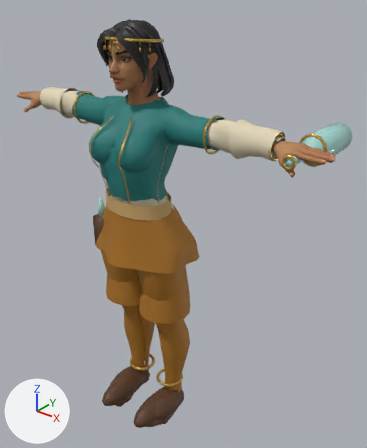
A saved change to the glTF model public/models/tower/sands_glass_v4.glb.
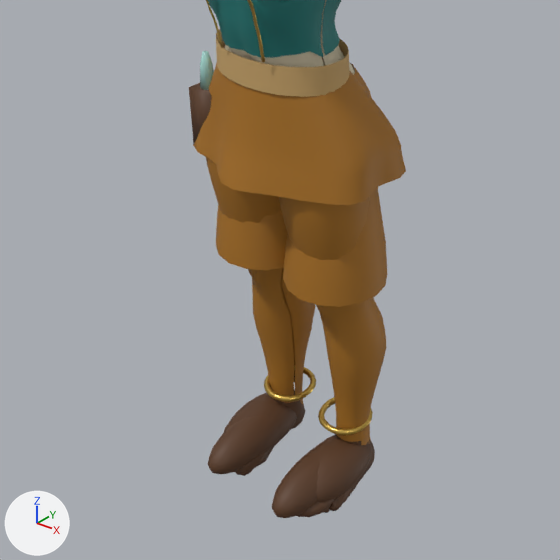
There are two pictures of each version: one whole from a 50 mm camera at (1.324, -1.361, 1.874) aimed at (0.08, 0.193, 0.91), one close up on the part from 0% to 75% of the width and 39% to 100% of the height. The axes (+X, +Y, +Z) are drawn at lower left. The lights are the same throughout. The last two pictures show the newer version. Vertices at exactly the same position are counted once.

Names of what the first close-up shows: 'sands_glass'.
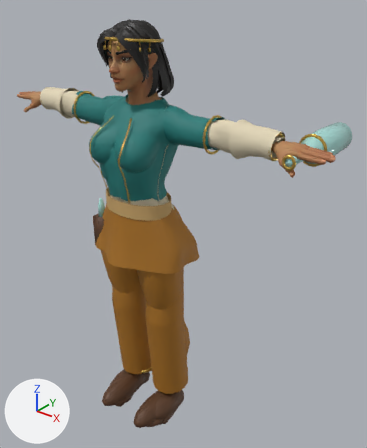
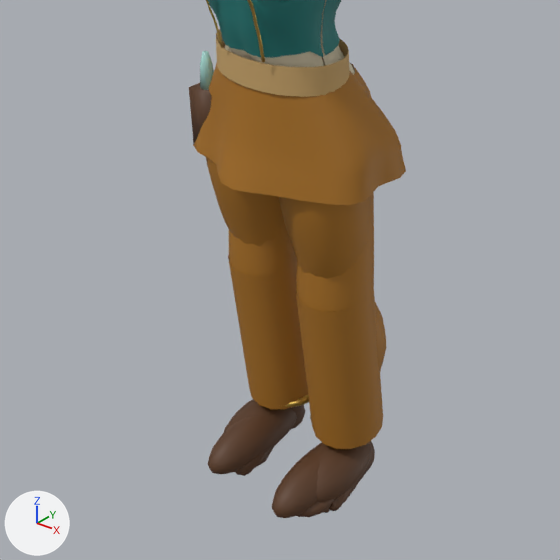
What the commit changed:
me_superhero_female is used by ob_sands_glass; location (0.0, 0.0, 0.0).
me_superhero_female had 14727 vertices, 27418 faces and spanned x -0.78..0.78, y -0.19..0.39, z -0.02..1.74.
me_superhero_female now has 14887 vertices, 27674 faces and spans x -0.78..0.78, y -0.19..0.39, z -0.02..1.74.
me_superhero_female part 1: the loose piece of 80 vertices spanning x -0.01..0.22, y -0.08..0.15, z 0.56..0.89 is rebuilt with 80 vertices and now spans x 0.02..0.19, y -0.06..0.12, z 0.51..0.87.
me_superhero_female part 2: the loose piece of 80 vertices spanning x -0.22..0.01, y -0.08..0.15, z 0.56..0.89 is rebuilt with 80 vertices and now spans x -0.19..-0.02, y -0.06..0.12, z 0.51..0.87.
me_superhero_female part 3: a new loose piece of 80 vertices spanning x 0.02..0.19, y -0.06..0.15, z 0.12..0.55, in mat_sands_glass_saffron (brown #a8701e).
me_superhero_female part 4: a new loose piece of 80 vertices spanning x -0.19..-0.02, y -0.06..0.15, z 0.12..0.55, in mat_sands_glass_saffron (brown #a8701e).
me_superhero_female part 5: 112 vertices moved from x -0.15..0.15, y 0.01..0.14, z 0.13..0.15 to x -0.16..0.16, y 0.0..0.15, z 0.13..0.15; 68 vertices removed from x -0.15..0.15, y 0.02..0.13, z 0.13..0.14; 68 vertices added at x -0.17..0.17, y -0.01..0.16, z 0.13..0.14.

Changed parts and their boxes [x1, y1, x2, y2] in the close-ups (560 x 560 px; the box of a moved part takes in the faces that stretch with it):
part 1 of me_superhero_female, rebuilt (25% narrower): before [283, 187, 387, 307]; after [296, 192, 374, 318]
part 2 of me_superhero_female, rebuilt: before [216, 205, 288, 270]; after [229, 226, 297, 282]
part 3 of me_superhero_female, added (brown): after [296, 289, 383, 449]
part 4 of me_superhero_female, added (brown): after [228, 255, 308, 409]
part 5 of me_superhero_female, moved or reshaped (mostly hidden afterwards): before [264, 365, 373, 435]; after [285, 394, 312, 422]
